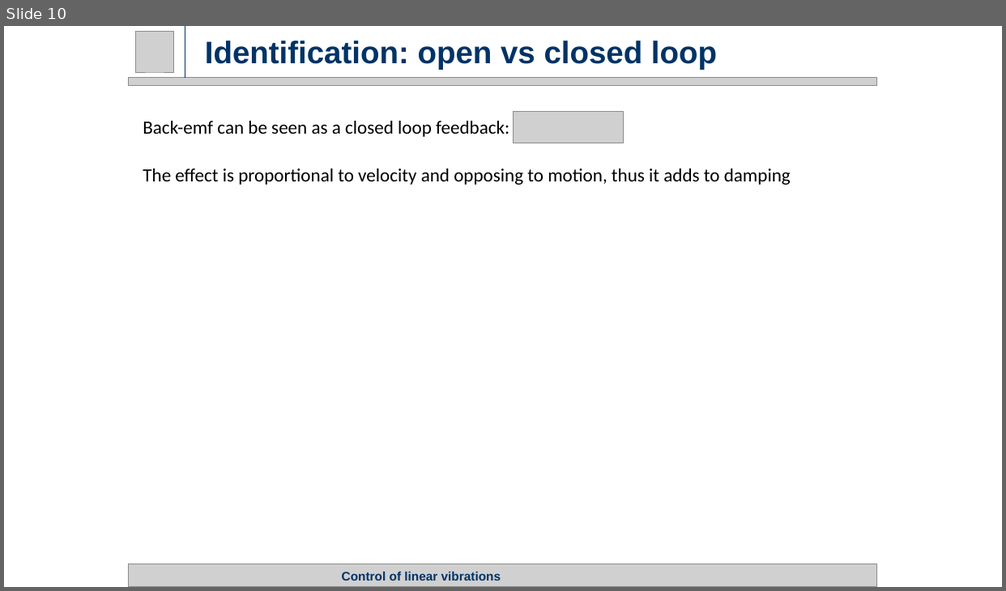
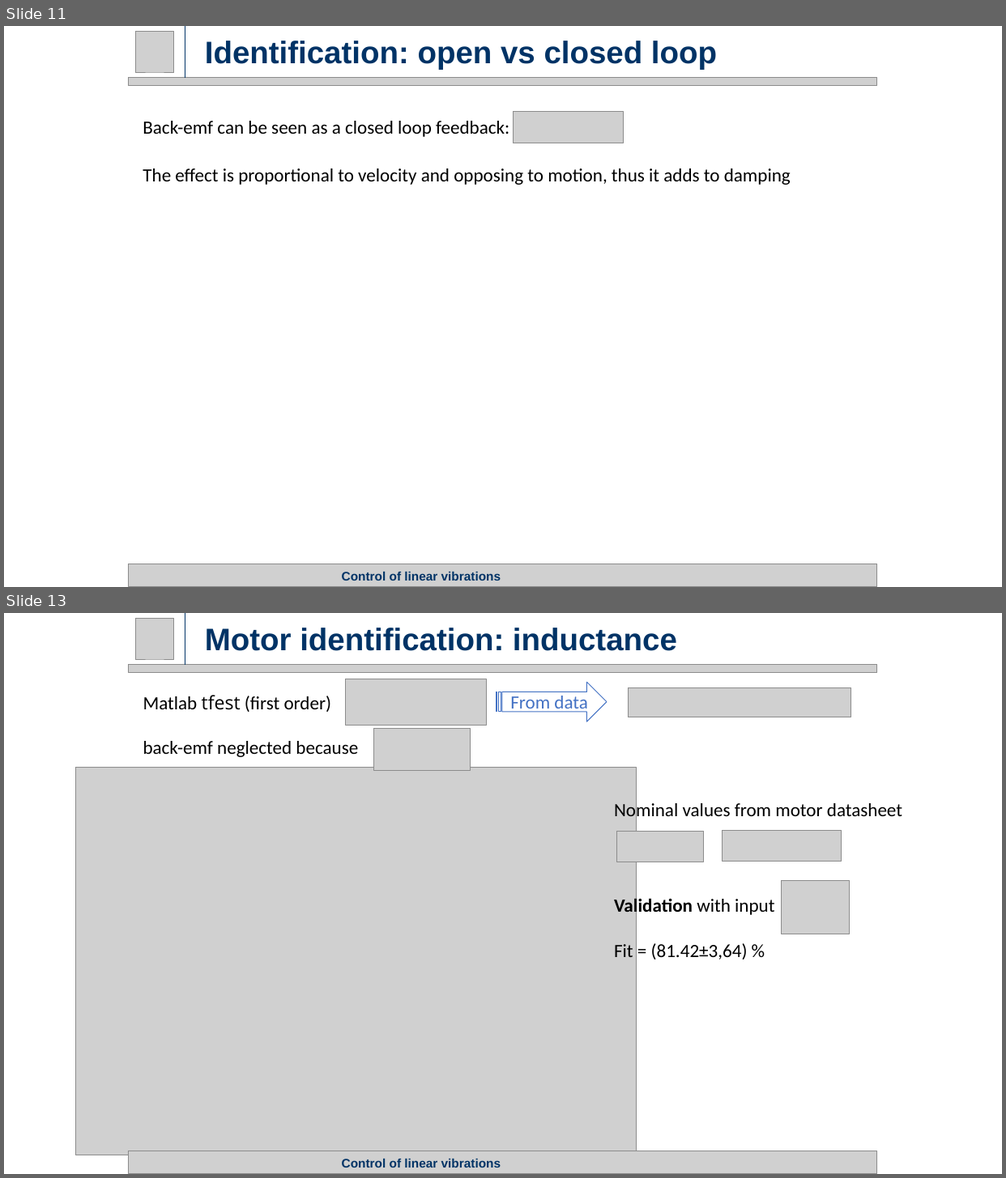
Before and after one commit to rssalessio/Control-Linear-Vibrations, a slide deck: finalPresentation/Part 1/Part1.pptx. Shown one above the other, each under a label of ours: slide 10 before the commit, slides 11 and 13 after it; the slides between them are not shown. The pictures are 1006x591 and 1006x1178 pixels, drawn with LibreOffice and Linux fonts; fonts in the diff are those of the drawing; grey boxes stand for pictures. Boxes give left, top, right and bottom in pixels: in the first picture for what was removed or moved away, otherwise in the second. Text is boxed around its words. In the diff, an @@ line names an element or a change of style, - is before the commit and + after.

```diff
--- a/finalPresentation/Part 1/Part1.pptx
+++ b/finalPresentation/Part 1/Part1.pptx
@@ slide 13 added at bbox=[4, 613, 1002, 1174], background #FFFFFF @@
@@ picture added at bbox=[136, 618, 174, 659] @@
@@ line added from (185, 665) to (185, 613), #003366 0.75 pt @@
@@ title added at bbox=[205, 628, 677, 651], 30 pt, text #003366, bold @@
+Motor identification: inductance
@@ picture added at bbox=[129, 665, 878, 673] @@
@@ picture added at bbox=[345, 679, 486, 726] @@
@@ striped right arrow added at bbox=[496, 682, 607, 722], outline #4472C4 0.75 pt, 18 pt, text #4472C4 @@
+From data
@@ text added at bbox=[143, 695, 332, 712], 18 pt, text #000000 @@
+Matlab tfest (first order)
@@ picture added at bbox=[628, 688, 850, 717] @@
@@ picture added at bbox=[374, 729, 471, 771] @@
@@ text added at bbox=[143, 741, 358, 757], 18 pt, text #000000 @@
+back-emf neglected because
@@ picture added at bbox=[76, 767, 637, 1155] @@
@@ text added at bbox=[614, 801, 902, 822], 18 pt, text #000000 @@
+Nominal values from motor datasheet
@@ picture added at bbox=[616, 831, 703, 862] @@
@@ picture added at bbox=[722, 831, 841, 862] @@
@@ text added at bbox=[614, 897, 774, 960], 18 pt, text #000000 @@
+Validation with input
+Fit = (81.42±3,64) %
@@ picture added at bbox=[782, 881, 850, 934] @@
@@ picture added at bbox=[129, 1152, 878, 1174] @@
@@ title added at bbox=[342, 1159, 501, 1168], 12 pt, text #003366, bold @@
+Control of linear vibrations
@@ what was slide 10 is now slide 11 @@
```
Also in this commit, not shown: 3 slides changed, 1 other slide added, 2 other files.
